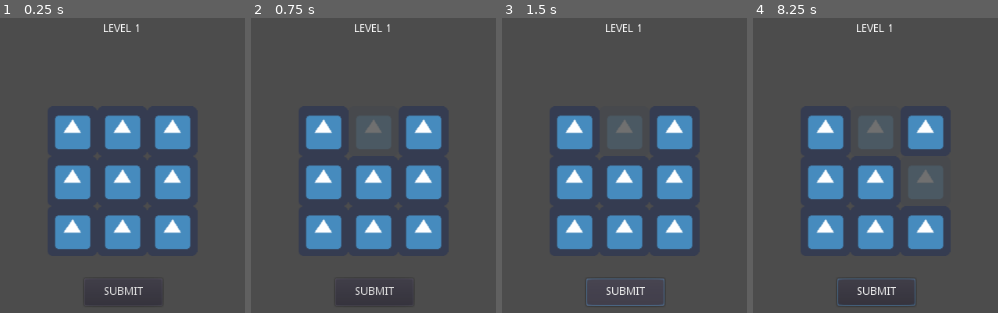
Above: before the commit, frames 1-4 (left to right).
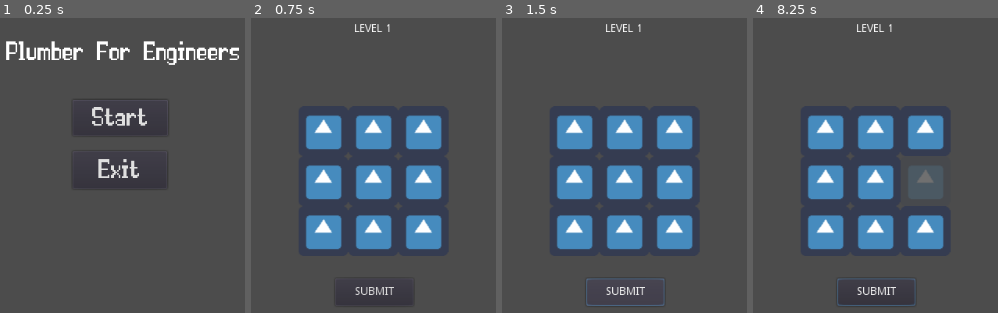
Above: after the commit, the same moments.

Repository: Jackyline/TDDD23-Computer-Game
Game: Godot game, scene res://Menu.tscn
The game is run twice, just before and just after one commit, with the same random seed, the same clock (stepped at 60 frames per second) and the same inputs. Before the commit the project starts from res://Scene1.tscn. The engine's default icon, where the game draws it, is replaced by a stand-in: a white triangle on a blue panel in a dark square. Sound files missing from this copy of the repository are replaced by a short silence.
Inputs (mouse positions are in pixels of both pictures, inside the frame that each line leads up to):
- Up to frame 1 (0.25 s): no input
- Up to frame 2 (0.75 s): click (371, 118) at 0.5 s, where only the run after the commit has a clickable "Start"
- Up to frame 3 (1.5 s): click "SUBMIT" at 1.25 s
- Up to frame 4 (8.25 s): click "SUBMIT" at 2 s; click "SUBMIT" at 2.75 s; tap Enter at 3.5, 5, 6.5 s; move the mouse to (outside the picture) at 3.52 s; click (outside the picture) at 3.67 s; tap Space at 4.25, 5.75, 7.25 s; move the mouse to (outside the picture) at 4.27 s; click (outside the picture) at 4.42 s; move the mouse to (966, 77) at 5.02 s; click (966, 77) at 5.17 s; move the mouse to (846, 274) at 5.77 s; click (846, 274) at 5.92 s; move the mouse to (outside the picture) at 6.52 s; click (outside the picture) at 6.67 s; move the mouse to (outside the picture) at 7.27 s; click (outside the picture) at 7.42 s; move the mouse to (924, 180) at 8.02 s; click (924, 180) at 8.17 s

The runs differ from the first frame. In frame 1, 19% of the frame differs, in the area x 2-98%, y 2-98%; in frame 2, 1.7%; in frame 3, 1.7%; in frame 4, 1.7%.

Commit message:
forgot some files

Diff:
--- a/project.godot
+++ b/project.godot
@@ -16,8 +16,12 @@
 [application]
 
 config/name="Plumber For Engineers"
-run/main_scene="res://Scene1.tscn"
+run/main_scene="res://Menu.tscn"
 config/icon="res://icon.png"
+
+[autoload]
+
+MusicController="*res://MusicController.tscn"
 
 [rendering]
 
Not shown, added: menu-game.ogg.import
Not shown, added: menu-game.mp3
